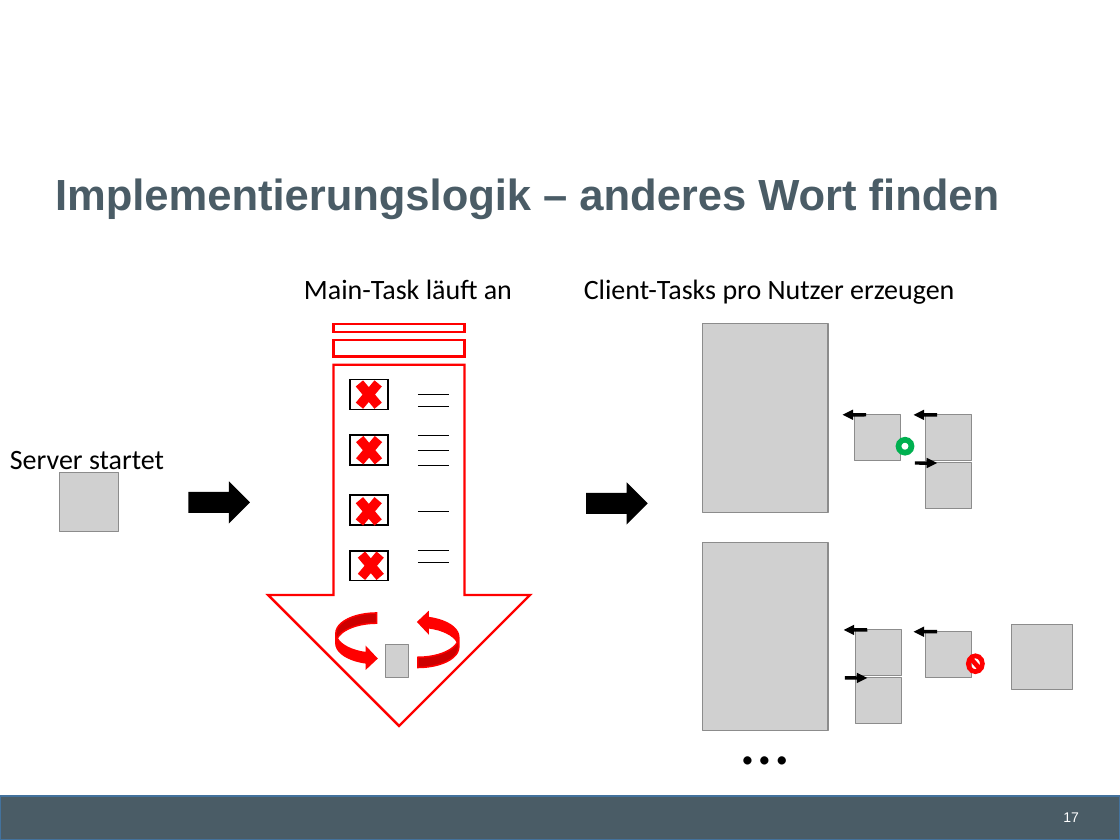
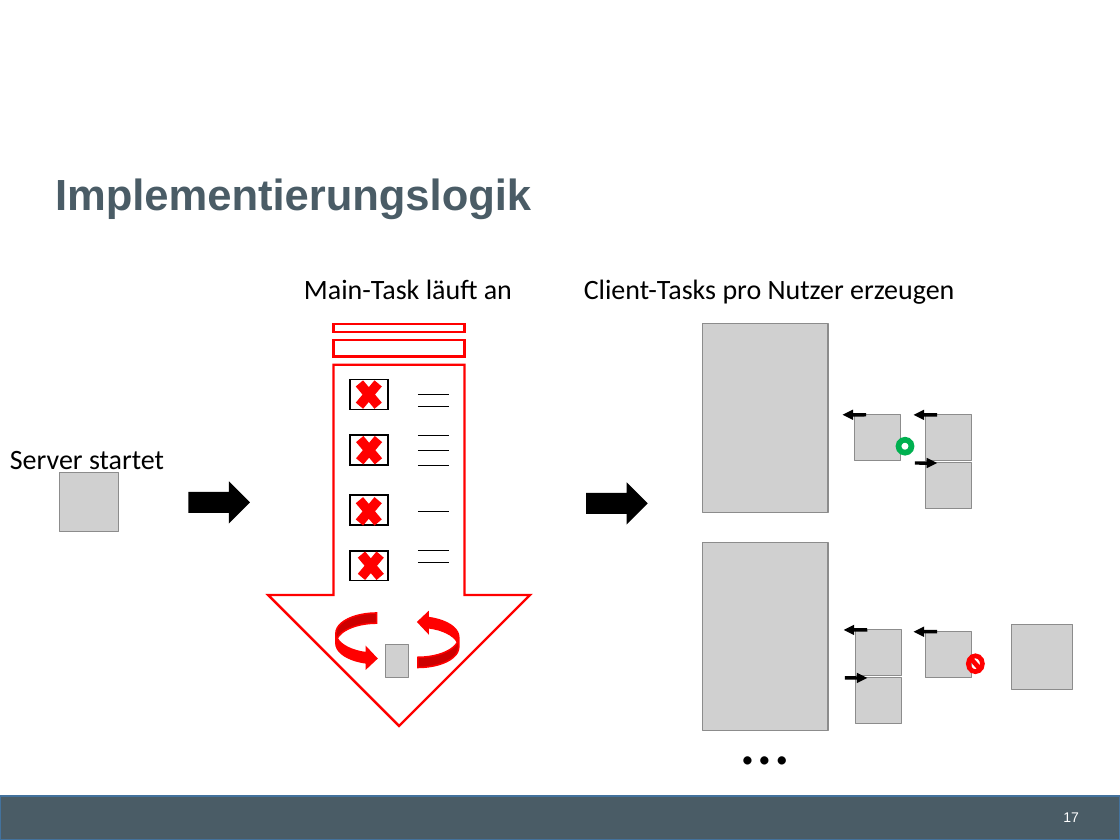
Before and after one commit to lschmischke/ADAChat, a slide deck: slide 17 of documentation/Ada Chat.pptx. Drawn at 1120x840 pixels with LibreOffice and Linux fonts; fonts in the diff are those of the drawing; grey boxes stand for pictures; background and template pictures are left out. Boxes give left, top, right and bottom in pixels: in the first picture for what was removed or moved away, otherwise in the second. Text is boxed around its words. In the diff, an @@ line names an element or a change of style, - is before the commit and + after.

```diff
--- a/documentation/Ada Chat.pptx
+++ b/documentation/Ada Chat.pptx
@@ title at (55, 178, 531, 219): text changed @@
-Implementierungslogik – anderes Wort finden
+Implementierungslogik
```
Also in this commit, not shown: 21 other slides changed, 4 slides added, 1 slide removed.
